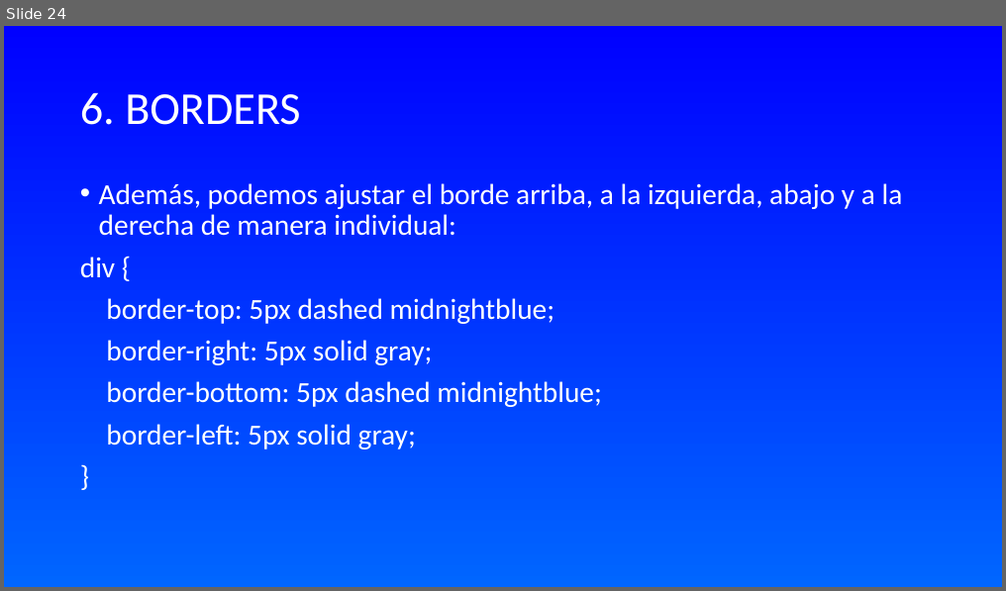
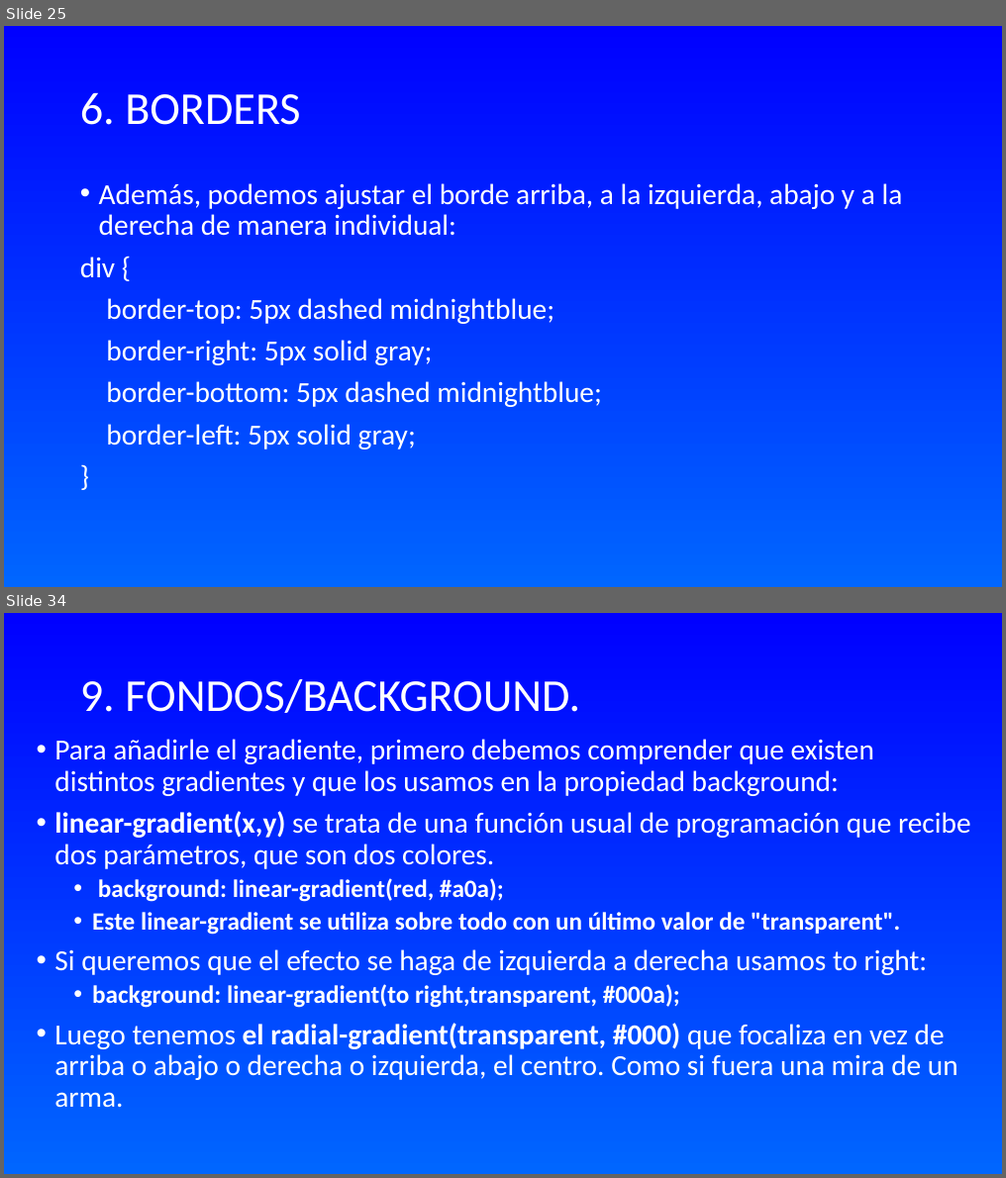
Before and after one commit to WalterDeRacagua/Curso-de-HTML-y-CSS, a slide deck: CSS/TEORÍA/INTRODUCCIÓN A CSS.odp. Shown one above the other, each under a label of ours: slide 24 before the commit, slides 25 and 34 after it; the slides between them are not shown. The pictures are 1006x591 and 1006x1178 pixels, drawn with LibreOffice and Linux fonts; fonts in the diff are those of the drawing. Boxes give left, top, right and bottom in pixels: in the first picture for what was removed or moved away, otherwise in the second. Text is boxed around its words. In the diff, an @@ line names an element or a change of style, - is before the commit and + after.

```diff
--- a/CSS/TEORÍA/INTRODUCCIÓN A CSS.odp
+++ b/CSS/TEORÍA/INTRODUCCIÓN A CSS.odp
@@ slide 34 added at box(4, 613, 1002, 1174), background gradient #0000FF to #0066FF @@
@@ title added at box(80, 679, 580, 713), 44 pt, text #FFFFFF @@
+9. FONDOS/BACKGROUND.
@@ text added at box(54, 739, 971, 1108), 28 pt, text #FFFFFF @@
+• Para añadirle el gradiente, primero debemos comprender que existen distintos gradientes y que los usamos en la propiedad background:
+• linear-gradient(x,y) se trata de una función usual de programación que recibe dos parámetros, que son dos colores.
+  • background: linear-gradient(red, #a0a);
+  • Este linear-gradient se utiliza sobre todo con un último valor de "transparent".
+• Si queremos que el efecto se haga de izquierda a derecha usamos to right:
+  • background: linear-gradient(to right,transparent, #000a);
+• Luego tenemos el radial-gradient(transparent, #000) que focaliza en vez de arriba o abajo o derecha o izquierda, el centro. Como si fuera una mira de un arma.
@@ what was slide 24 is now slide 25 @@
```
Also in this commit, not shown: 1 slide changed, 10 other slides added, 4 other files.
